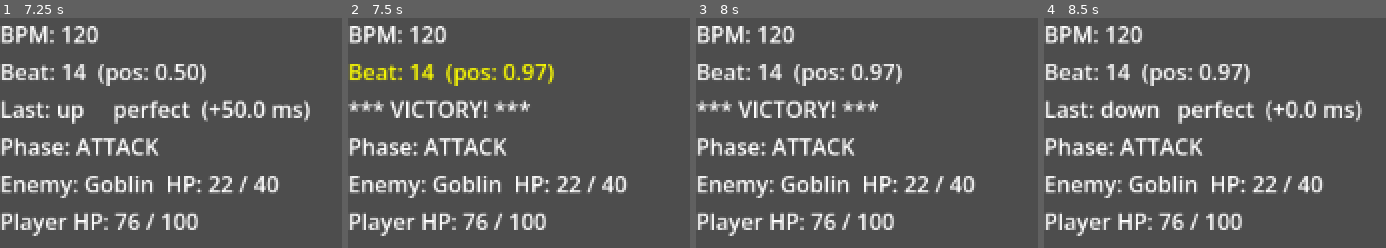
Above: before the commit, frames 1-4 (left to right).
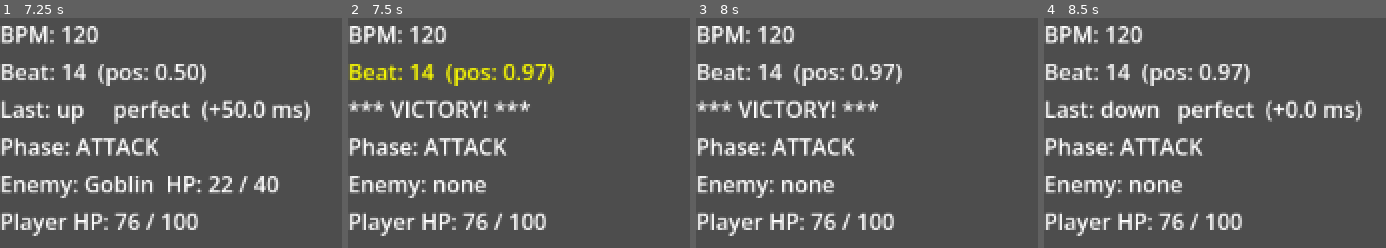
Above: after the commit, the same moments.

Repository: Parz1val1/rhythm-game-prototype
Game: Godot game, scene res://test_scene.tscn
Same seed, same stepped clock (60 frames per second), same inputs: the game is played once before the commit and once after it. The project has no main scene, so this scene is started directly.
Inputs:
- Up to frame 1 (7.25 s): hold Right (rhythm_right) 0.53-1.28 s; hold Down (rhythm_down) 1.28-2.03 s; hold Right (rhythm_right) 2.03-2.78 s; hold Up (rhythm_up) 2.78-3.53 s; hold Left (rhythm_left) 3.53-5.03 s; hold Down (rhythm_down) 5.03-5.78 s; hold Right (rhythm_right) 5.78-6.53 s; hold Up (rhythm_up) from 6.53 s (still down)
- Up to frame 2 (7.5 s): release Up (rhythm_up) at 7.28 s; hold Right (rhythm_right) from 7.28 s (still down)
- Up to frame 3 (8 s): keep holding Right (rhythm_right)
- Up to frame 4 (8.5 s): tap Enter at 8 s; release Right (rhythm_right) at 8.03 s; hold Down (rhythm_down) from 8.03 s (still down)

Frame 1 is identical in both runs. In frame 2, 2.1% of the frame differs, in the area x 24-82%, y 68-77%; in frame 3, 2.1%; in frame 4, 2.1%.

Commit message:
fix: add bpm export to test scene and flush labels on combat end
- Add @export var bpm to test_scene so BPM can be set in the Inspector
  to match the song without touching beat_clock.gd
- Sync BeatClock.bpm in _ready() and _process() so live Inspector
  tweaks take effect immediately
- Fix stale HP labels: _on_combat_won/lost now flush final HP values
  before set_process(false) freezes the display

Co-Authored-By: Claude Sonnet 4.6 <noreply@anthropic.com>

Diff:
--- a/test_scene.gd
+++ b/test_scene.gd
@@ -15,6 +15,10 @@
 
 ## Change to &"orc_heavy" or &"goblin_pair" to test other encounters.
 @export var encounter_id: StringName = &"goblin_single"
+
+## BPM to use for this session. Set in the Inspector to match your song,
+## then press Play — BeatClock picks it up before the first beat fires.
+@export var bpm: float = 120.0
 
 # Node references — @onready populates these after _ready() begins.
 # The $ shorthand is equivalent to get_node("NodePath").
@@ -36,6 +40,9 @@
 	_hero.max_hp         = 100
 	_hero.hp             = 100
 	_hero.attack_power   = 12
+
+	# Apply the exported BPM before starting so the first beat is already in sync.
+	BeatClock.bpm = bpm
 
 	# Start audio then anchor BeatClock to it.
 	# If res://audio/placeholder_beat.ogg does not exist, audio_player.play()
@@ -62,6 +69,8 @@
 		RhythmInput.input_scored.disconnect(_on_input_scored)
 
 func _process(_delta: float) -> void:
+	# Keep BeatClock in sync if bpm is tweaked live in the remote Inspector.
+	BeatClock.bpm = bpm
 	_bpm_label.text  = "BPM: %.0f" % BeatClock.bpm
 	_beat_label.text = "Beat: %d  (pos: %.2f)" % [BeatClock.beat_number, BeatClock.beat_position]
 	_phase_label.text  = "Phase: %s" % _combat.get_phase_name()
@@ -86,11 +95,19 @@
 	_score_label.text = "Last: %-5s  %-7s  (%+.1f ms)" % [direction, score, offset_ms]
 
 func _on_combat_won() -> void:
-	_score_label.text = "*** VICTORY! ***"
+	# Flush final HP values before set_process(false) freezes the labels.
+	_player_label.text = "Player HP: %d / %d" % [_hero.hp, _hero.max_hp]
+	_enemy_label.text  = "Enemy: none"
+	_score_label.text  = "*** VICTORY! ***"
 	BeatClock.stop()
 	set_process(false)
 
 func _on_combat_lost() -> void:
+	# Flush final HP values before set_process(false) freezes the labels.
+	_player_label.text = "Player HP: %d / %d" % [_hero.hp, _hero.max_hp]
+	var target: EnemyData = _combat.get_attack_target()
+	if target != null:
+		_enemy_label.text = "Enemy: %s  HP: %d / %d" % [target.enemy_name, target.hp, target.max_hp]
 	_score_label.text = "*** DEFEAT! ***"
 	BeatClock.stop()
 	set_process(false)
